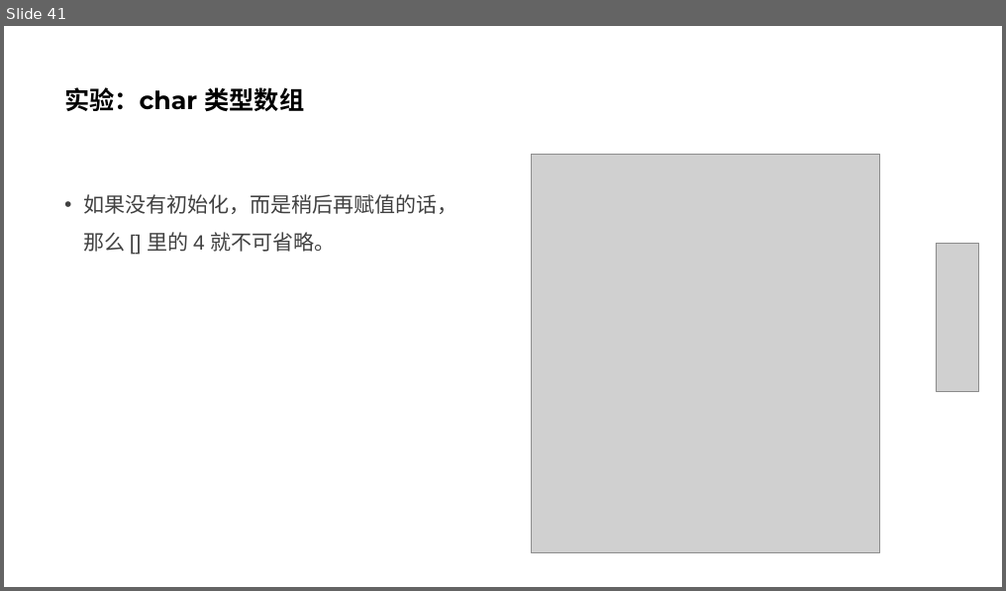
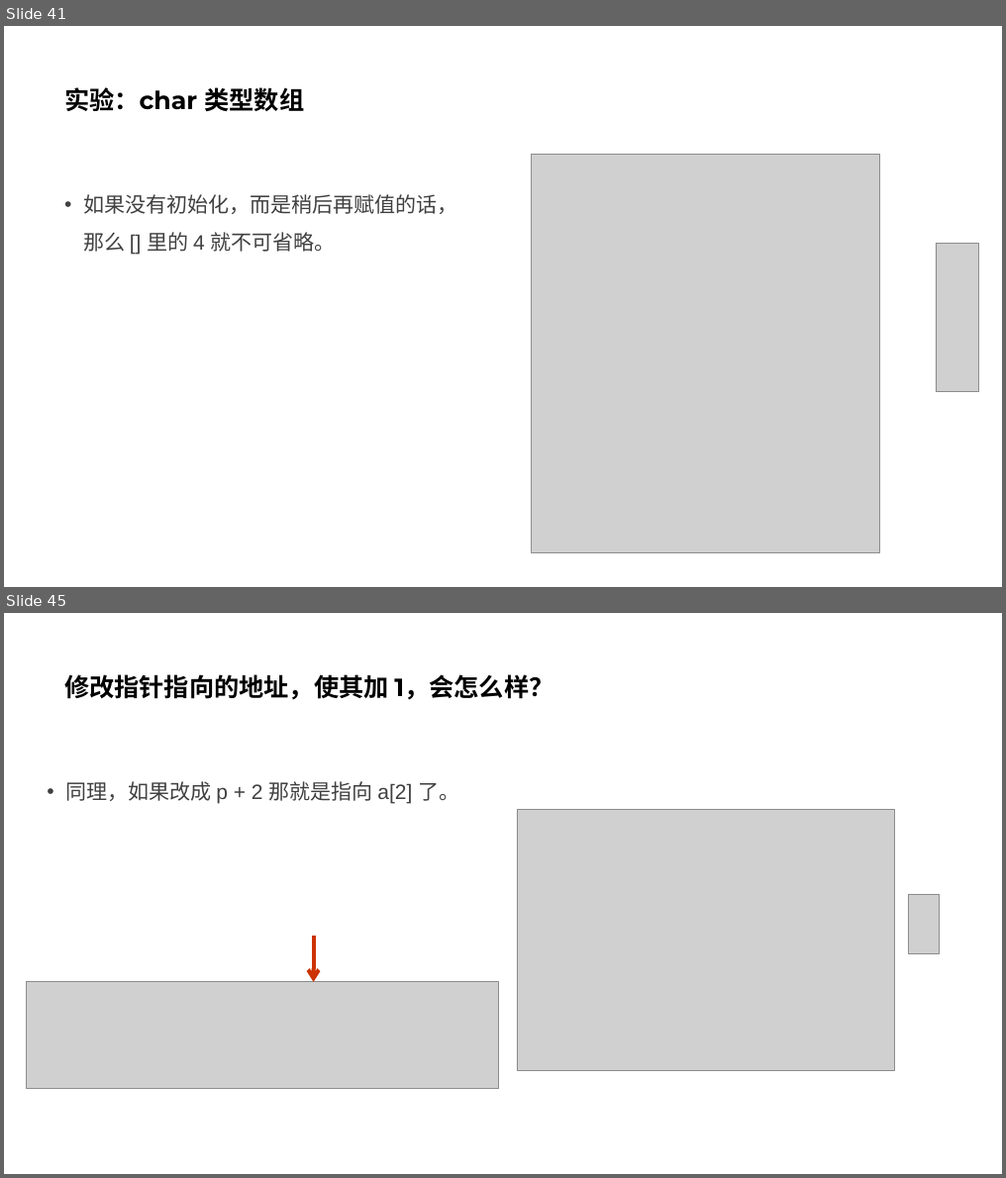
Before and after one commit to parallel101/course, a slide deck: 12/slides.pptx. Shown one above the other, each under a label of ours: slide 41 before the commit, slides 41 and 45 after it; the slides between them are not shown. The pictures are 1006x591 and 1006x1178 pixels, drawn with LibreOffice and Linux fonts; fonts in the diff are those of the drawing; grey boxes stand for pictures. Boxes give left, top, right and bottom in pixels: in the first picture for what was removed or moved away, otherwise in the second. Text is boxed around its words. In the diff, an @@ line names an element or a change of style, - is before the commit and + after.

```diff
--- a/12/slides.pptx
+++ b/12/slides.pptx
@@ slide 45 added at <box>4,613,1002,1174</box>, background #FFFFFF @@
@@ title added at <box>64,674,553,700</box>, 24 pt, text #000000, bold @@
+修改指针指向的地址，使其加 1，会怎么样？
@@ text added at <box>65,781,459,803</box>, 20 pt, text #404040 @@
+• 同理，如果改成 p + 2 那就是指向 a[2] 了。
@@ picture added at <box>517,810,895,1071</box> @@
@@ picture added at <box>909,894,940,955</box> @@
@@ arrow added from (313, 937) to (313, 982), #CC3300 3.75 pt @@
@@ picture added at <box>27,982,499,1089</box> @@
```
Also in this commit, not shown: 1 slide changed, 6 other slides added, 8 other files.
